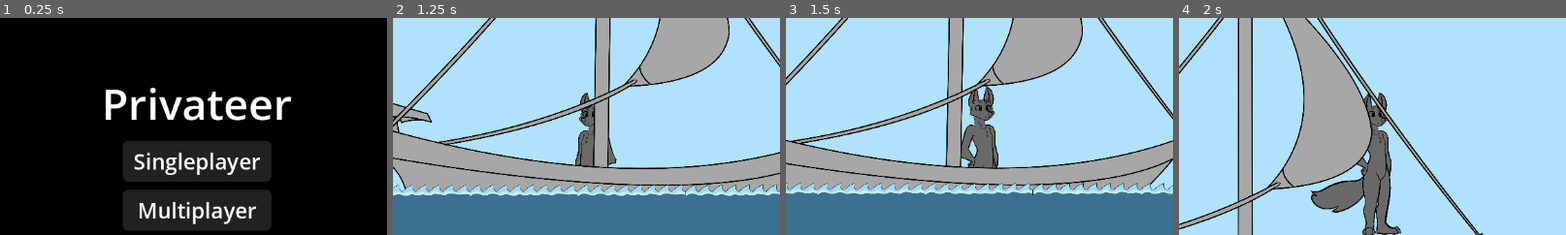
Above: before the commit, frames 1-4 (left to right).
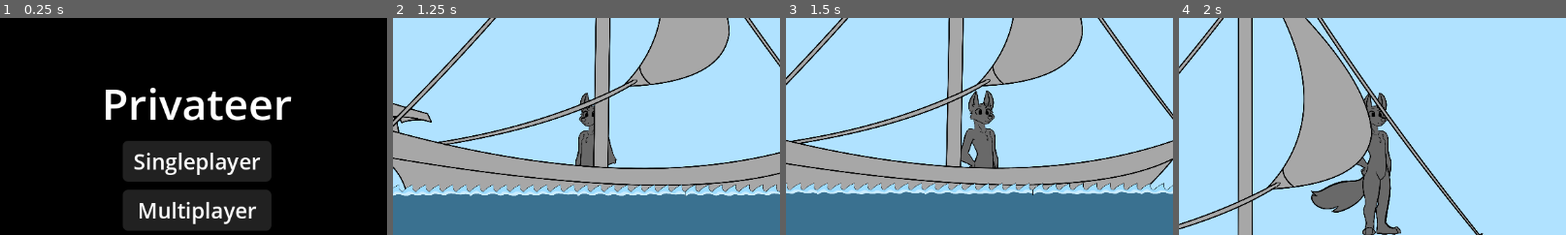
Above: after the commit, the same moments.

Repository: Changryy/Privateer
Game: Godot game, scene res://Game/Menu/Menu.tscn
Two runs of this game, one before a commit and one after it. Both use one fixed random seed, a clock stepped at 60 frames per second and the inputs below.
Inputs:
- Up to frame 1 (0.25 s): no input
- Up to frame 2 (1.25 s): click "Singleplayer" at 0.5 s
- Up to frame 3 (1.5 s): hold D (right) from 1.28 s (still down)
- Up to frame 4 (2 s): keep holding D (right); tap Space (jump) at 1.52 s
The pictures show only the part of the screen within x 25-74%, y 19-69%; the shares and areas given below are measured in that part.

Frames 1-2 are identical in both runs. In frame 3, 1.1% of the frame differs, in the area x 45-55%, y 31-70%; in frame 4, nothing differs.

Commit message:
Adjusted player walk cycle

Diff:
--- a/Game/Global/Sync/Sync.gd
+++ b/Game/Global/Sync/Sync.gd
@@ -1,6 +1,6 @@
 extends Node
 
-const VERSION := "0.2.0"
+const VERSION := "0.2.1"
 const PORT: int = 8765
 
 var peer := ENetMultiplayerPeer.new()
--- a/Game/World/Player/Player.gd
+++ b/Game/World/Player/Player.gd
@@ -80,5 +80,5 @@
 	dead = true
 	if !is_multiplayer_authority(): return
 	Sync.peer.close()
-	OS.alert("You have dieded")
+	OS.alert("Oopsie woopsie!!!\n*blushes adorably*\n\nYou have dieded vewy much~ UwU\n\nGoodbye adowable ✨fwuffball✨ :333")
 	get_tree().quit()
--- a/Game/World/Player/Player.tscn
+++ b/Game/World/Player/Player.tscn
@@ -9,7 +9,7 @@
 
 [sub_resource type="Animation" id="Animation_h0vk4"]
 resource_name = "Walk"
-length = 0.3
+length = 0.2
 loop_mode = 1
 step = 0.05
 tracks/0/type = "value"
@@ -19,7 +19,7 @@
 tracks/0/interp = 1
 tracks/0/loop_wrap = true
 tracks/0/keys = {
-"times": PackedFloat32Array(0, 0.15),
+"times": PackedFloat32Array(0, 0.1),
 "transitions": PackedFloat32Array(1, 1),
 "update": 0,
 "values": [Vector2(0, 0), Vector2(0, -50)]
@@ -58,7 +58,6 @@
 [sub_resource type="AnimationNodeStateMachineTransition" id="AnimationNodeStateMachineTransition_pvtf6"]
 
 [sub_resource type="AnimationNodeStateMachineTransition" id="AnimationNodeStateMachineTransition_dote5"]
-xfade_time = 0.1
 
 [sub_resource type="AnimationNodeStateMachine" id="AnimationNodeStateMachine_5fyul"]
 states/Idle/node = SubResource("AnimationNodeAnimation_mxjru")
